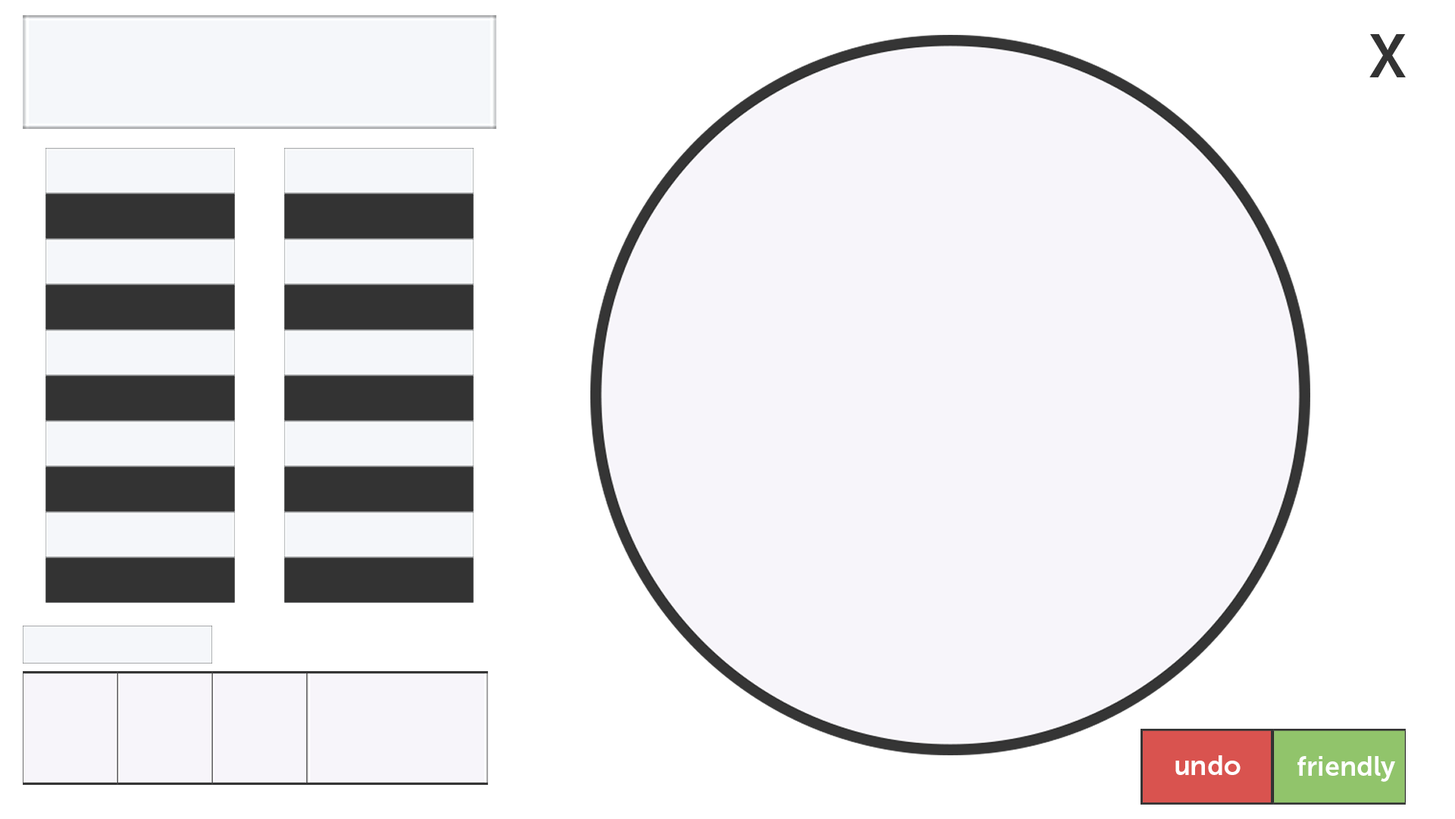
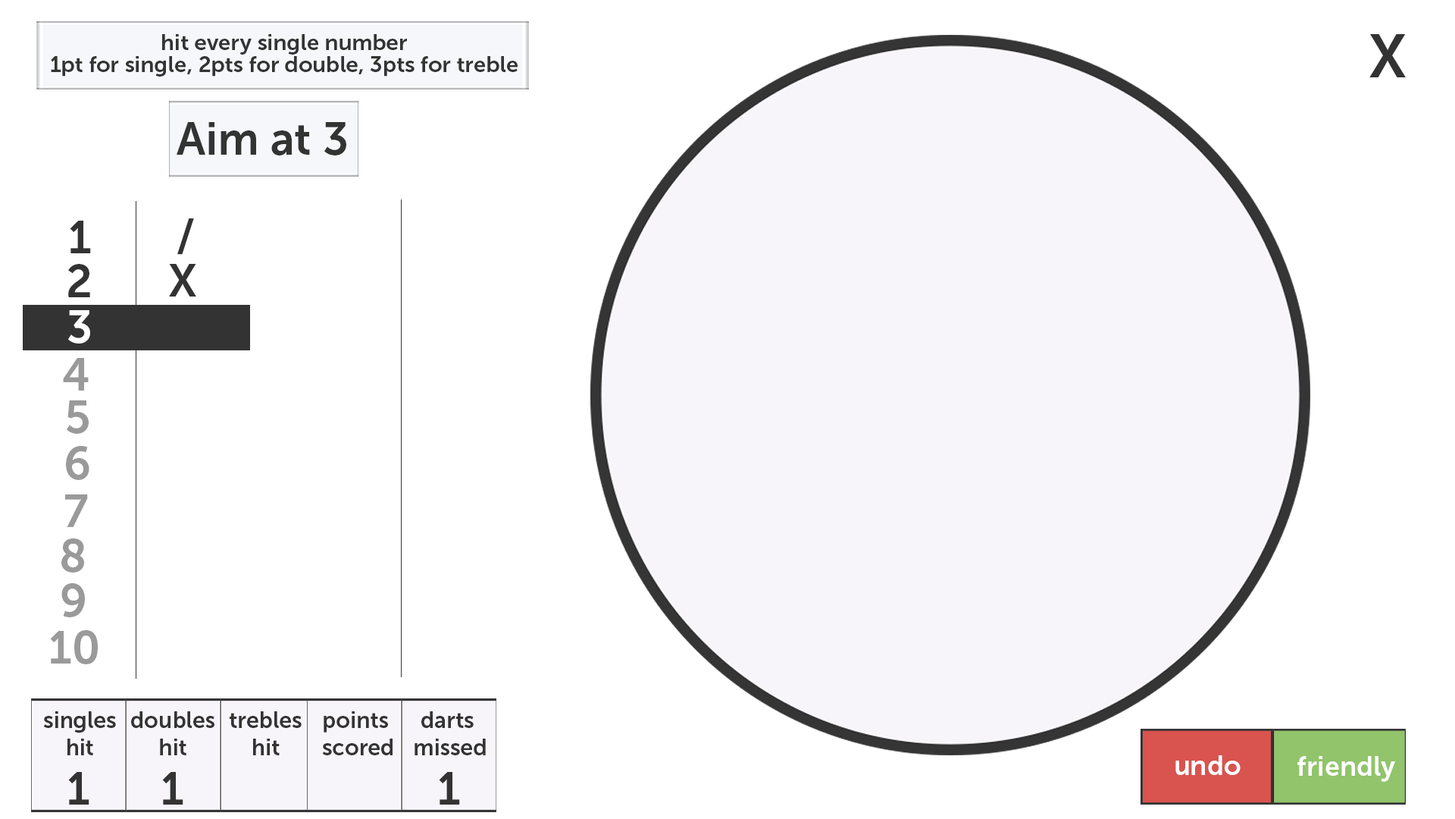
Layers edited between the first and the second 1455 × 819 image:
showed group "Round The World" (35 layers) over [22,21,530,812]
hid group "Cricket" (29 layers) over [22,15,497,785]
